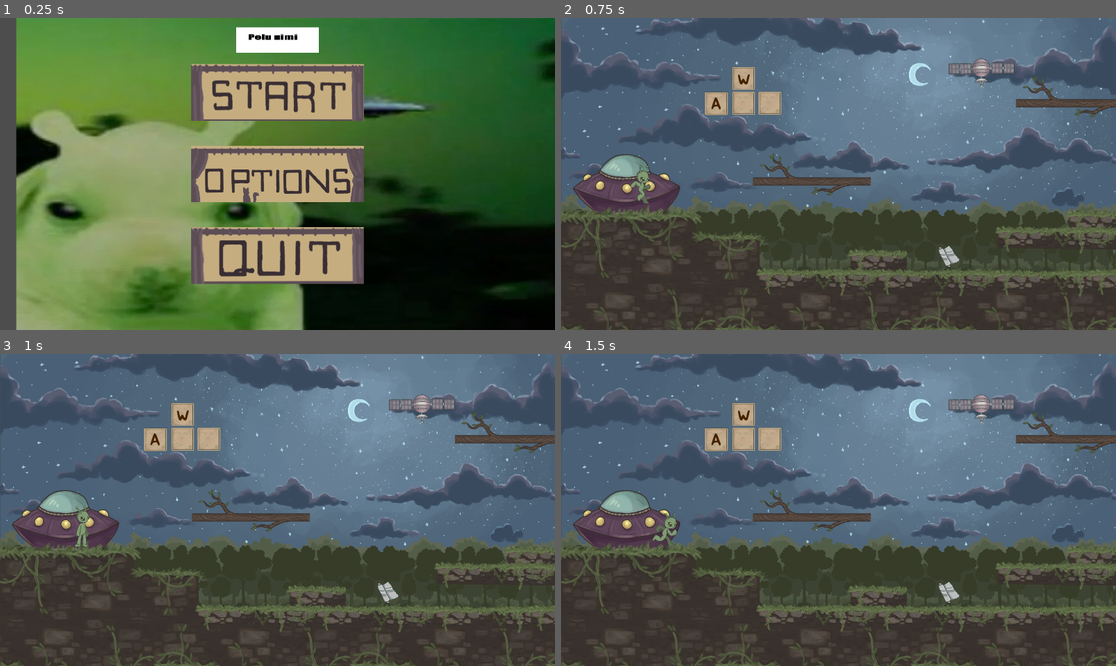
Above: before the commit, frames 1-4 (two rows, left to right).
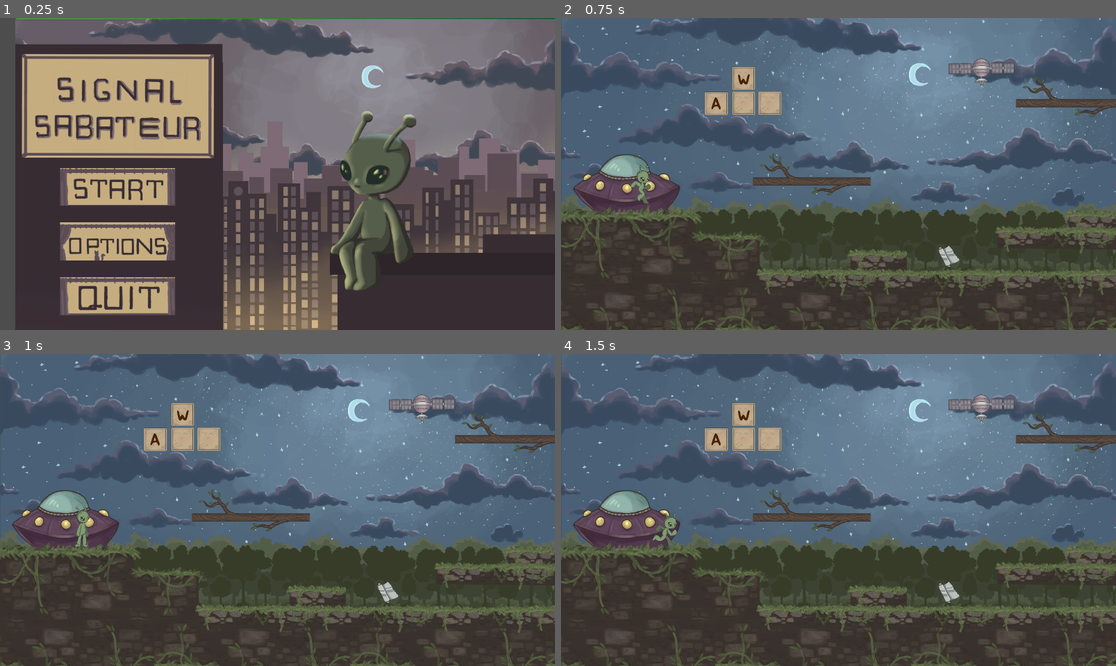
Above: after the commit, the same moments.

Repository: riotruija/EMMEMAA
Game: Godot game, scene res://scenes/main_menu.tscn
Two runs of this game, one before a commit and one after it. Both use one fixed random seed, a clock stepped at 60 frames per second and the inputs below. Sound files missing from this copy of the repository are replaced by a short silence.
Inputs (mouse positions are in pixels of both pictures, inside the frame that each line leads up to; where the layout moved, square brackets give the same spot in the first picture):
- Up to frame 1 (0.25 s): no input
- Up to frame 2 (0.75 s): click (677, 186) [838, 92] at 0.5 s
- Up to frame 3 (1 s): no input
- Up to frame 4 (1.5 s): tap Enter at 1.25 s; move the mouse to (960, 494) at 1.27 s; hold D (right) from 1.28 s (still down); tap Space (fire) at 1.35 s; click (960, 494) at 1.42 s

The runs differ from the first frame. In frame 1, 95% of the frame differs, in the area x 2-100%, y 0-100%; in frame 2, nothing differs; in frame 3, nothing differs; in frame 4, nothing differs.

Commit message:
addedmainmaneuthings

Diff:
--- a/scenes/main_menu.tscn
+++ b/scenes/main_menu.tscn
@@ -2,8 +2,8 @@
 
 [ext_resource type="Script" uid="uid://dco7q3xnl7y7i" path="res://scripts/main_menu.gd" id="1_bqqt6"]
 [ext_resource type="Texture2D" uid="uid://b4ohco2ey3mmo" path="res://img/main_menu_ph.jpg" id="1_ekxnf"]
-[ext_resource type="Texture2D" uid="uid://db0c2gyemb2te" path="res://img/title_ph.png" id="2_bqqt6"]
 [ext_resource type="AudioStream" uid="uid://rr7wq65xklsa" path="res://music/main_menu_music_intro.mp3" id="2_wu84c"]
+[ext_resource type="Texture2D" uid="uid://b5ygcr5cqm7xm" path="res://img/taustad/START SCREEN.png" id="4_5pajh"]
 [ext_resource type="Script" uid="uid://cn46ta6lxh8lu" path="res://scripts/voluum_music.gd" id="5_8ln24"]
 [ext_resource type="Texture2D" uid="uid://cg5gq1d41to8u" path="res://img/mainmenustuff/START.png" id="5_oa1go"]
 [ext_resource type="Script" uid="uid://dvo0axwbcyfp8" path="res://scripts/voluum_sfx.gd" id="6_rtw2f"]
@@ -73,18 +73,9 @@
 grow_vertical = 2
 theme_override_styles/panel = SubResource("StyleBoxTexture_wu84c")
 
-[node name="Pelu_nimi" type="TextureRect" parent="." unique_id=366870635]
-layout_mode = 1
-anchors_preset = 5
-anchor_left = 0.5
-anchor_right = 0.5
-offset_left = -145.0
-offset_top = 32.0
-offset_right = 143.0
-offset_bottom = 120.0
-grow_horizontal = 2
-texture = ExtResource("2_bqqt6")
-expand_mode = 1
+[node name="StartScreen" type="Sprite2D" parent="." unique_id=460088991]
+position = Vector2(1012, 544)
+texture = ExtResource("4_5pajh")
 
 [node name="Main_buttons" type="VBoxContainer" parent="." unique_id=2035090464]
 top_level = true
@@ -94,12 +85,13 @@
 anchor_top = 0.5
 anchor_right = 0.5
 anchor_bottom = 0.5
-offset_left = -476.0
-offset_top = -380.0
-offset_right = 476.0
-offset_bottom = 380.0
-grow_horizontal = 2
-grow_vertical = 2
+offset_left = -811.0
+offset_top = -21.0
+offset_right = -40.666687
+offset_bottom = 739.0
+grow_horizontal = 2
+grow_vertical = 2
+scale = Vector2(0.67, 0.67)
 theme_override_constants/separation = 86
 
 [node name="Start" type="TextureButton" parent="Main_buttons" unique_id=1711684976]
Binary file added: img/taustad/START SCREEN.png
Not shown, added: img/taustad/START SCREEN.png.import
